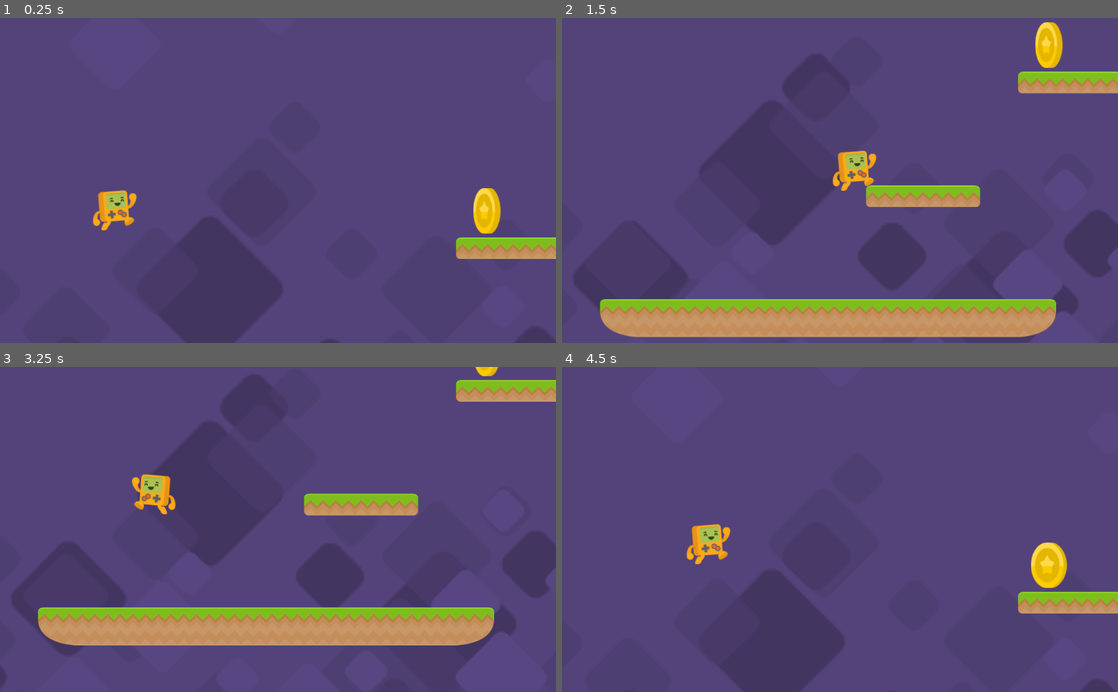
Above: before the commit, frames 1-4 (two rows, left to right).
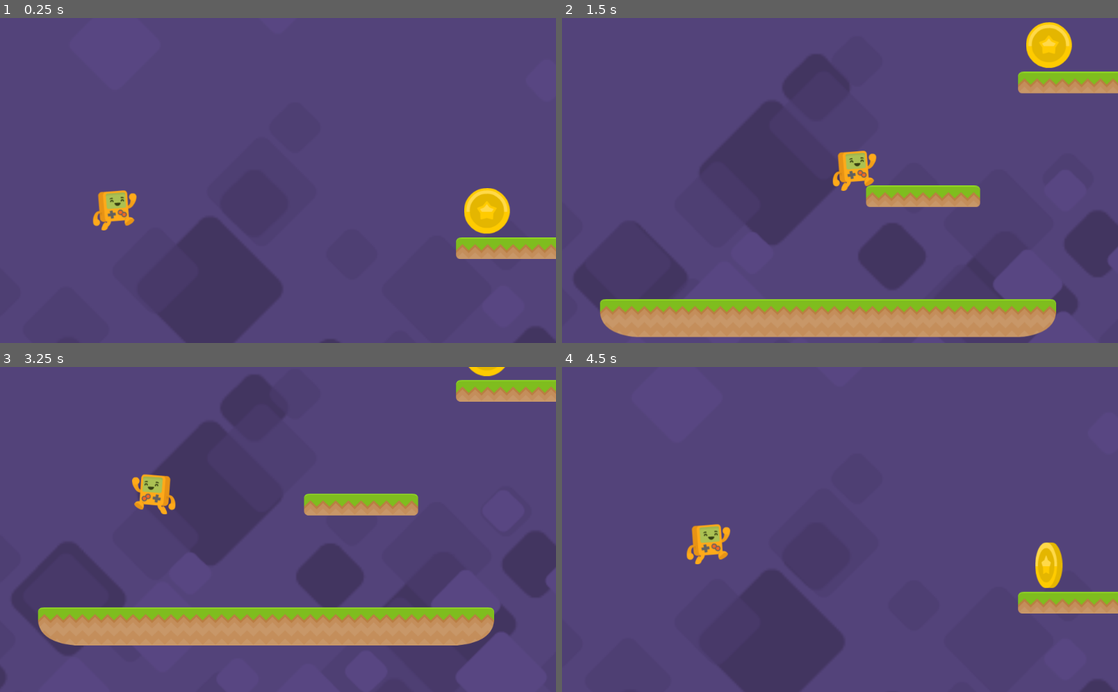
Above: after the commit, the same moments.

Repository: phukon/2D_platformer
Game: Godot game, scene res://Levels/Level1.tscn
The game is run twice, just before and just after one commit, with the same random seed, the same clock (stepped at 60 frames per second) and the same inputs. The project has no main scene, so this scene is started directly.
Inputs:
- Up to frame 1 (0.25 s): no input
- Up to frame 2 (1.5 s): hold D (right) from 0.53 s (still down); tap Up (jump) at 0.77 s
- Up to frame 3 (3.25 s): tap Up (jump) at 1.52, 3.02 s; release D (right) at 2.03 s; hold A (left) from 2.03 s (still down)
- Up to frame 4 (4.5 s): tap Up (jump) at 3.77 s; release A (left) at 4.28 s; hold D (right) from 4.28 s (still down)

The runs differ from the first frame. In frame 1, 0.6% of the frame differs, in the area x 83-92%, y 52-67%; in frame 2, 0.6%, in the area x 83-92%, y 1-16%; in frame 3, less than 0.1%; in frame 4, 0.4%.

Commit message:
Added coin counter

Diff:
--- a/Actors/Kon.gd
+++ b/Actors/Kon.gd
@@ -2,6 +2,7 @@
 
 
 var velocity = Vector2(0, 0)
+var coins = 0
 const SPEED = 350
 const GRAVITY = 35
 const JUMPFORCE = -1000
@@ -27,9 +28,14 @@
 		velocity.y = JUMPFORCE
 
 	velocity = move_and_slide(velocity, Vector2.UP)
+	velocity.x = lerp(velocity.x, 0, 0.2)
 
-	velocity.x = lerp(velocity.x, 0, 0.2)
+	if coins == 3:
+		get_tree().change_scene("res://Levels/Level1.tscn")
 
 
 func _on_fall_zone_body_entered(body: Node) -> void:
 	get_tree().change_scene("res://Levels/Level1.tscn")
+
+func add_coin():
+	coins += 1
--- a/Levels/Level1.tscn
+++ b/Levels/Level1.tscn
@@ -95,16 +95,16 @@
 shape = SubResource( 2 )
 
 [node name="coin" parent="." instance=ExtResource( 6 )]
-position = Vector2( 1155.14, 377.439 )
+position = Vector2( 1155.14, 372.649 )
 
 [node name="coin2" parent="." instance=ExtResource( 6 )]
-position = Vector2( 2097.47, 400.294 )
+position = Vector2( 2094.77, 389.487 )
 
 [node name="coin3" parent="." instance=ExtResource( 6 )]
 position = Vector2( 896.698, 20.5462 )
 
 [node name="coin4" parent="." instance=ExtResource( 6 )]
-position = Vector2( 1111.19, 31.0948 )
+position = Vector2( 1109.79, 23.4131 )
 
 [node name="Kon" parent="." instance=ExtResource( 2 )]
 position = Vector2( 211.415, -45.3562 )
--- a/coin.gd
+++ b/coin.gd
@@ -6,7 +6,8 @@
 
 func _on_coin_body_entered(body: Node) -> void:
 	$AnimationPlayer.play("bounce_animation")
-
+	body.add_coin() #will not work if one of the coin objects have entered or
+# overlapped one of the platforms(or other static objects).
 
 func _on_AnimationPlayer_animation_finished(anim_name: String) -> void:
 	queue_free()
--- a/coin.tscn
+++ b/coin.tscn
@@ -34,7 +34,7 @@
 }
 
 [node name="coin" type="Area2D"]
-collision_layer = 0
+collision_layer = 8
 script = ExtResource( 1 )
 
 [node name="CollisionShape2D" type="CollisionShape2D" parent="."]
@@ -43,7 +43,7 @@
 [node name="AnimatedSprite" type="AnimatedSprite" parent="."]
 frames = SubResource( 2 )
 animation = "spin"
-frame = 1
+frame = 2
 playing = true
 
 [node name="AnimationPlayer" type="AnimationPlayer" parent="."]
